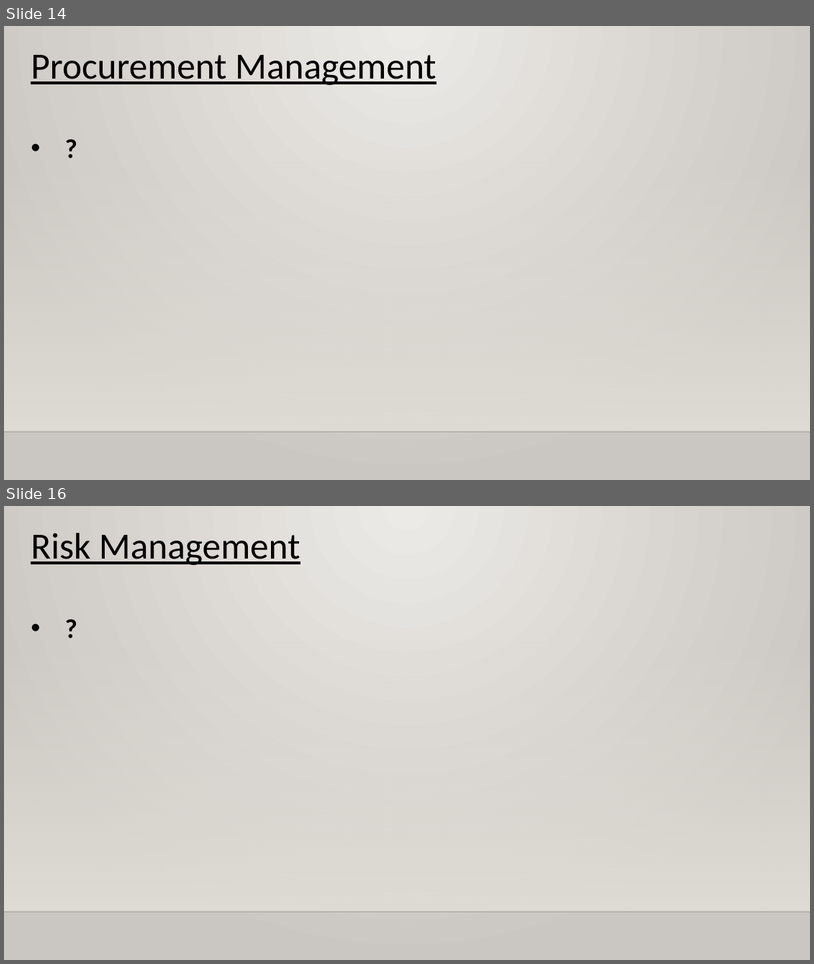
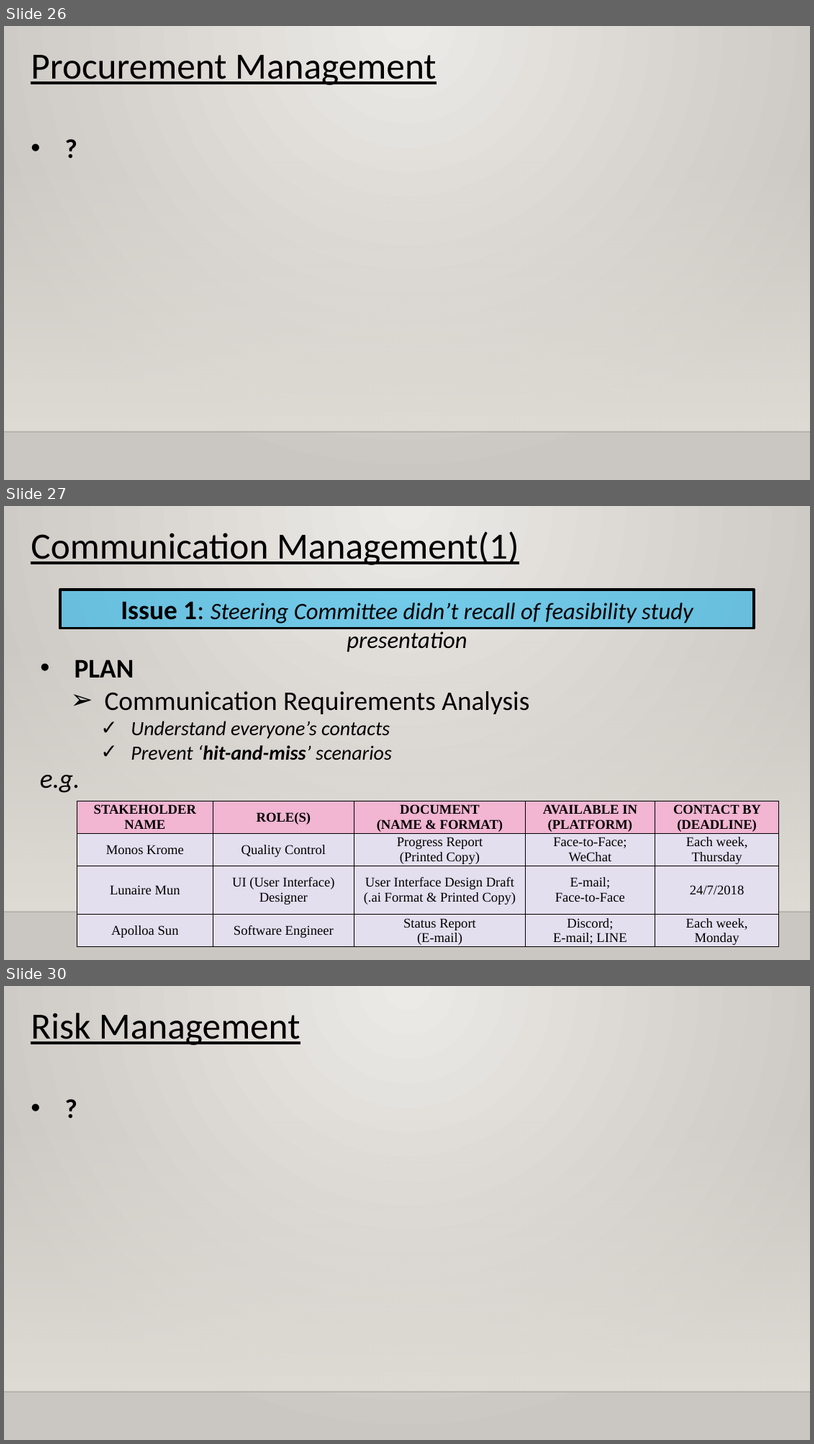
Before and after one commit to XtremisStudio/Project-Management, a slide deck: PRMGT_Presentation_Template.pptx. Shown one above the other, each under a label of ours: slides 14 and 16 before the commit, slides 26, 27 and 30 after it; the slides between them are not shown. The pictures are 814x964 and 814x1444 pixels, drawn with LibreOffice and Linux fonts; fonts in the diff are those of the drawing; background and template pictures are left out. Boxes give left, top, right and bottom in pixels: in the first picture for what was removed or moved away, otherwise in the second. Text is boxed around its words. In the diff, an @@ line names an element or a change of style, - is before the commit and + after.

```diff
--- a/PRMGT_Presentation_Template.pptx
+++ b/PRMGT_Presentation_Template.pptx
@@ slide 27 added at (4,506,810,960), background gradient #ECEAE7 to #CAC7C1; not listed: 2 template elements that a slide beside it also shows @@
@@ text added at (31,532,519,565), 44 pt, text #000000, underline @@
+Communication Management(1)
@@ rectangle added at (60,590,755,628), fill #00B0F0 at 50% opacity, outline #000000 3 pt, 28 pt, text #000000, italic @@
+Issue 1: Steering Committee didn’t recall of feasibility study presentation
@@ text added at (75,659,530,759), 24 pt, text #000000, italic @@
+• PLAN
+  ➢ Communication Requirements Analysis
+    ✓ Understand everyone’s contacts
+    ✓ Prevent ‘hit-and-miss’ scenarios
@@ text added at (40,775,80,793), 32 pt, text #000000, italic @@
+e.g.
@@ table added at (77,801,779,947), 4 rows, 5 columns @@
+STAKEHOLDER NAME | ROLE(S) | DOCUMENT / (NAME & FORMAT) | AVAILABLE IN (PLATFORM) | CONTACT BY (DEADLINE)
+Monos Krome | Quality Control | Progress Report / (Printed Copy) | Face-to-Face; / WeChat | Each week, Thursday
+Lunaire Mun | UI (User Interface) Designer | User Interface Design Draft (.ai Format & Printed Copy) | E-mail; / Face-to-Face | 24/7/2018
+Apolloa Sun | Software Engineer | Status Report / (E-mail) | Discord; / E-mail; LINE | Each week, / Monday
@@ what was slide 14 is now slide 26 @@
@@ what was slide 16 is now slide 30 @@
```
Also in this commit, not shown: 11 slides changed, 14 other slides added, 1 slide removed, 3 other files.
